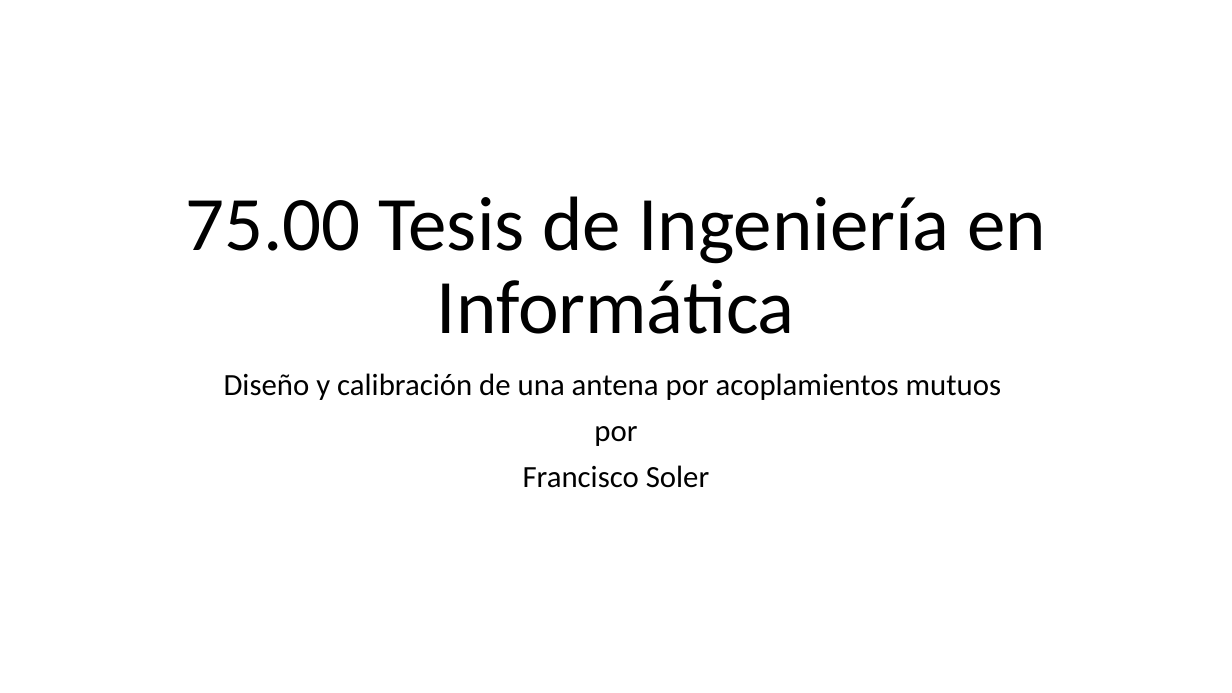
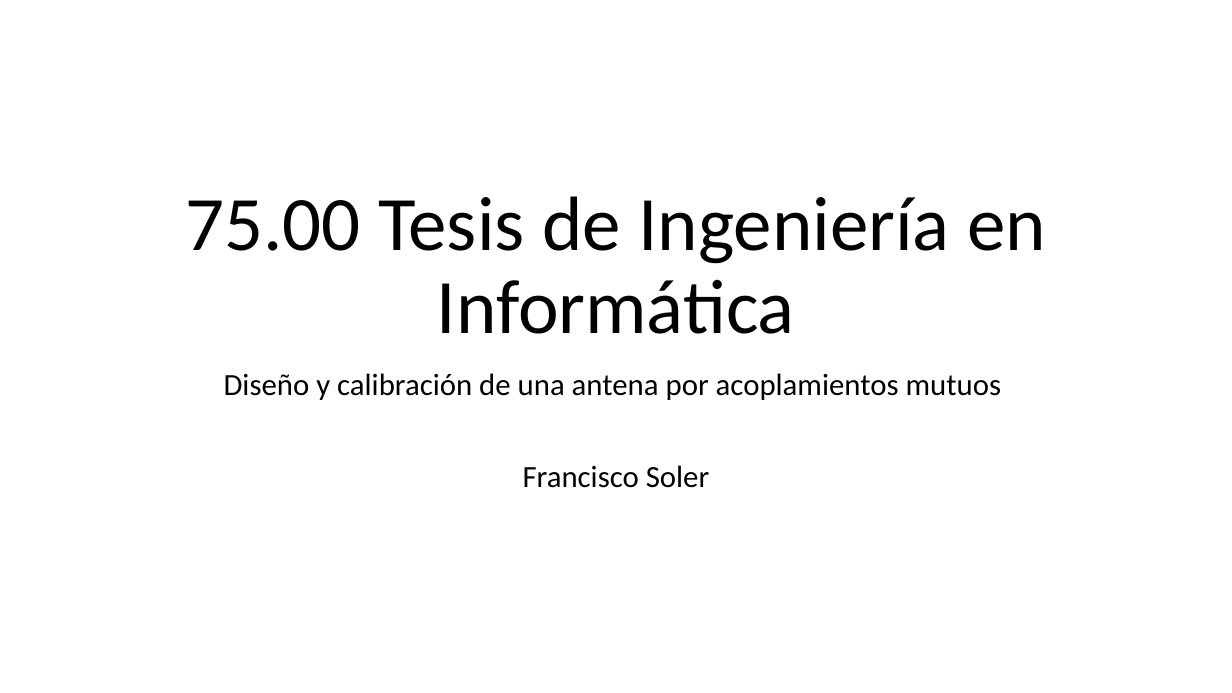
Before and after one commit to franciscoSoler/Polarimetric-Antenna-Calibrator, a slide deck: slide 1 of written/presentation/tesisInformatica.pptm. Drawn at 1232x693 pixels with LibreOffice and Linux fonts; fonts in the diff are those of the drawing. Boxes give left, top, right and bottom in pixels: in the first picture for what was removed or moved away, otherwise in the second. Text is boxed around its words. In the diff, an @@ line names an element or a change of style, - is before the commit and + after.

```diff
--- a/written/presentation/tesisInformatica.pptm
+++ b/written/presentation/tesisInformatica.pptm
@@ subtitle at (594,426,637,446): paragraph removed @@
-por
```
Also in this commit, not shown: 7 other slides changed, 4 slides added, 9 other files.
